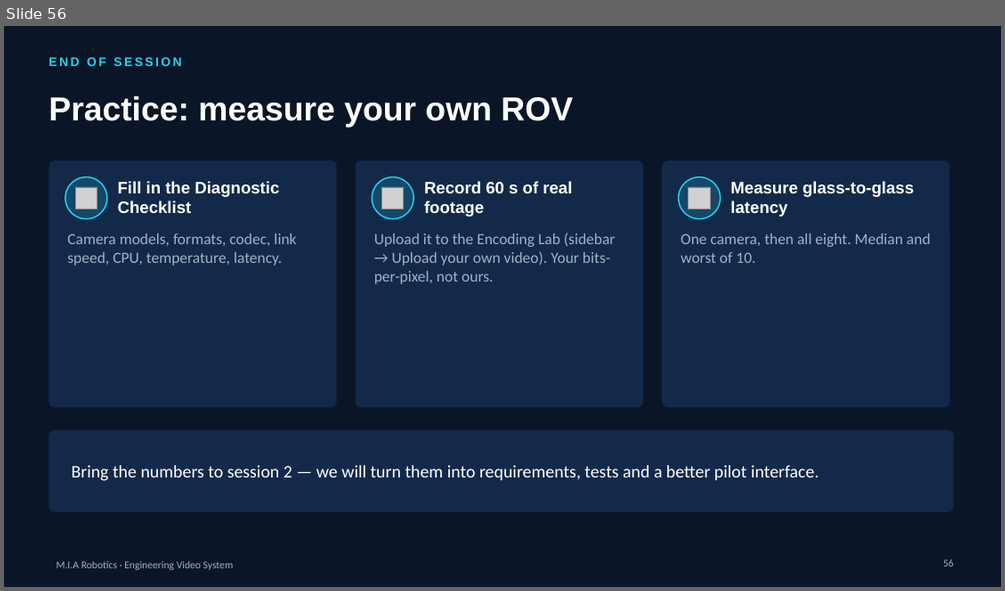
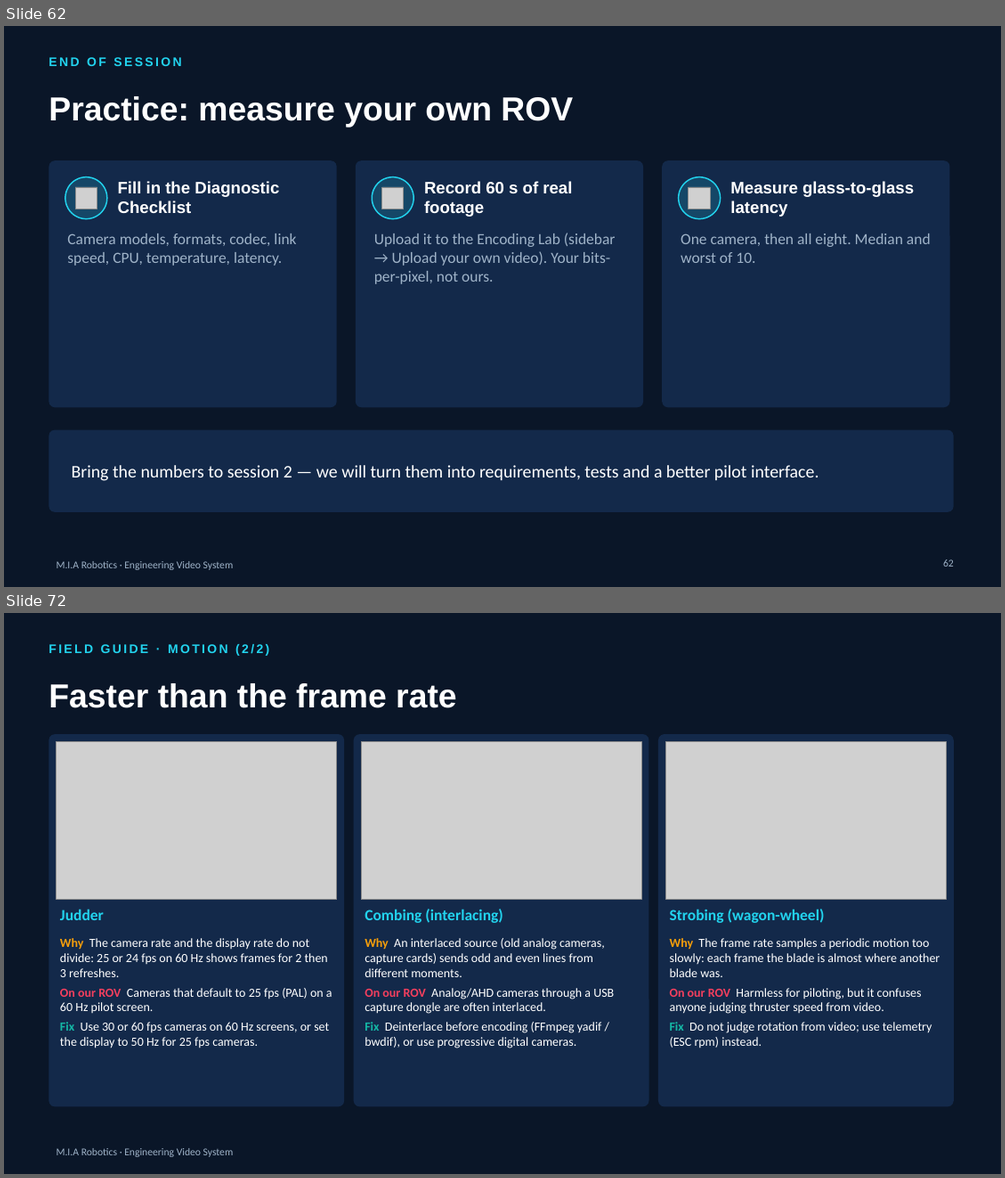
Before and after one commit to YoussefAbbas2001/video-streaming, a slide deck: presentation/MIA_Video_Streaming.pptx. Shown one above the other, each under a label of ours: slide 56 before the commit, slides 62 and 72 after it; the slides between them are not shown. The pictures are 1005x591 and 1005x1178 pixels, drawn with LibreOffice and Linux fonts; fonts in the diff are those of the drawing; grey boxes stand for pictures; background and template pictures are left out. Boxes give left, top, right and bottom in pixels: in the first picture for what was removed or moved away, otherwise in the second. Text is boxed around its words. In the diff, an @@ line names an element or a change of style, - is before the commit and + after.

```diff
--- a/presentation/MIA_Video_Streaming.pptx
+++ b/presentation/MIA_Video_Streaming.pptx
@@ slide 72 added at (x1=4, y1=613, x2=1001, y2=1174), background #0A1628; not listed: 1 template element that a slide beside it also shows @@
@@ text added at (x1=48, y1=644, x2=269, y2=656), 12 pt, text #22D3EE, bold @@
+FIELD GUIDE · MOTION (2/2)
@@ title added at (x1=48, y1=683, x2=456, y2=708), 32 pt, text #FFFFFF, bold @@
+Faster than the frame rate
@@ rounded rectangle added at (x1=48, y1=734, x2=344, y2=1107), fill #13294A @@
@@ picture added at (x1=57, y1=742, x2=337, y2=900) @@
@@ rounded rectangle added at (x1=353, y1=734, x2=648, y2=1107), fill #13294A @@
@@ picture added at (x1=362, y1=742, x2=642, y2=900) @@
@@ rounded rectangle added at (x1=658, y1=734, x2=954, y2=1107), fill #13294A @@
@@ picture added at (x1=666, y1=742, x2=947, y2=900) @@
@@ text added at (x1=60, y1=908, x2=104, y2=920), 15 pt, text #22D3EE, bold @@
+Judder
@@ text added at (x1=364, y1=908, x2=502, y2=923), 15 pt, text #22D3EE, bold @@
+Combing (interlacing)
@@ text added at (x1=670, y1=908, x2=825, y2=923), 15 pt, text #22D3EE, bold @@
+Strobing (wagon-wheel)
@@ text added at (x1=60, y1=938, x2=332, y2=1048), 12 pt, text #FFFFFF @@
+Why The camera rate and the display rate do not divide: 25 or 24 fps on 60 Hz shows frames for 2 then 3 refreshes.
+On our ROV Cameras that default to 25 fps (PAL) on a 60 Hz pilot screen.
+Fix Use 30 or 60 fps cameras on 60 Hz screens, or set the display to 50 Hz for 25 fps cameras.
@@ text added at (x1=364, y1=938, x2=614, y2=1048), 12 pt, text #FFFFFF @@
+Why An interlaced source (old analog cameras, capture cards) sends odd and even lines from different moments.
+On our ROV Analog/AHD cameras through a USB capture dongle are often interlaced.
+Fix Deinterlace before encoding (FFmpeg yadif / bwdif), or use progressive digital cameras.
@@ text added at (x1=670, y1=938, x2=939, y2=1048), 12 pt, text #FFFFFF @@
+Why The frame rate samples a periodic motion too slowly: each frame the blade is almost where another blade was.
+On our ROV Harmless for piloting, but it confuses anyone judging thruster speed from video.
+Fix Do not judge rotation from video; use telemetry (ESC rpm) instead.
@@ what was slide 56 is now slide 62 @@
@@ page number at (x1=943, y1=559, x2=954, y2=566): text changed @@
-56
+62
```
Also in this commit, not shown: 22 other slides added, 51 other files.
